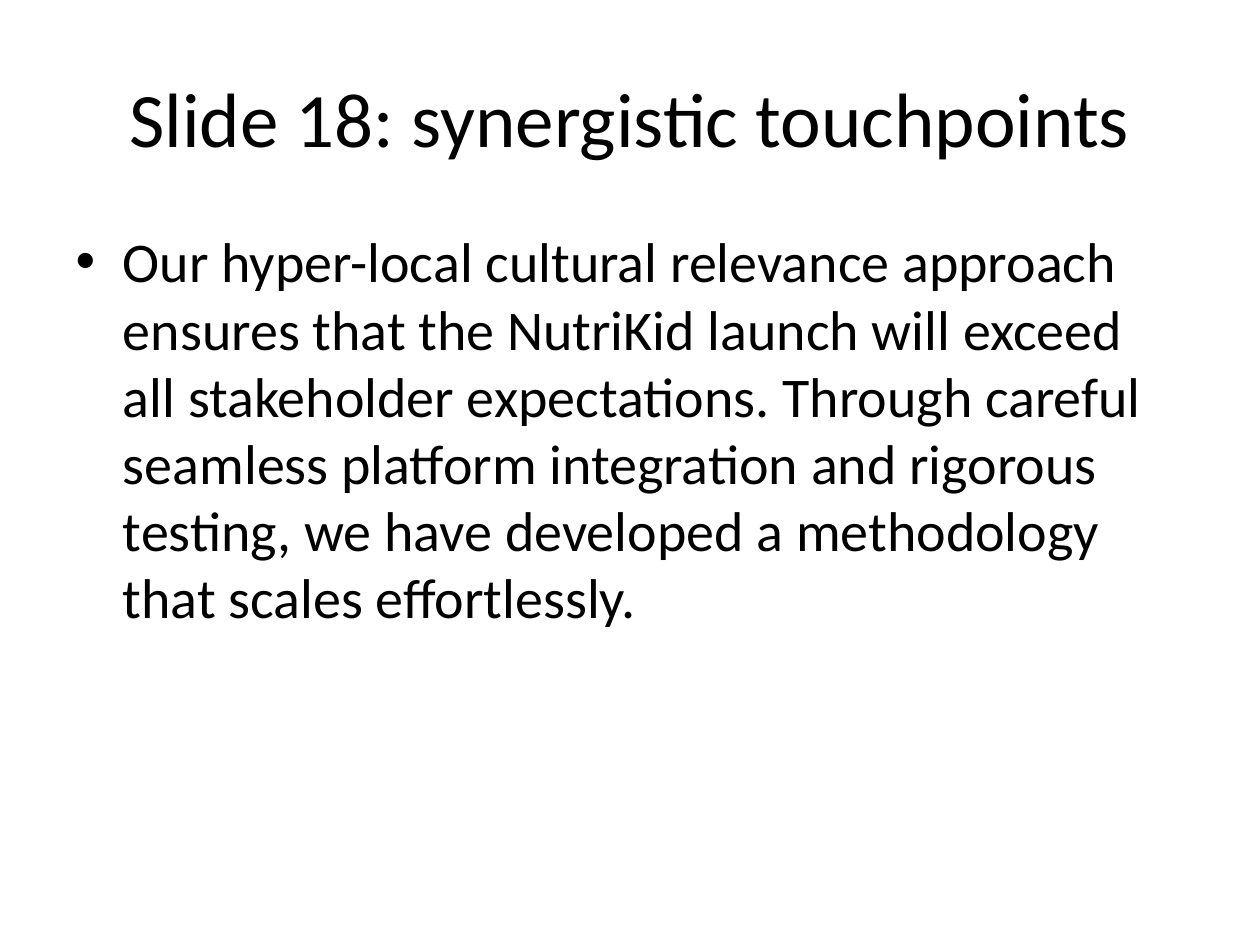
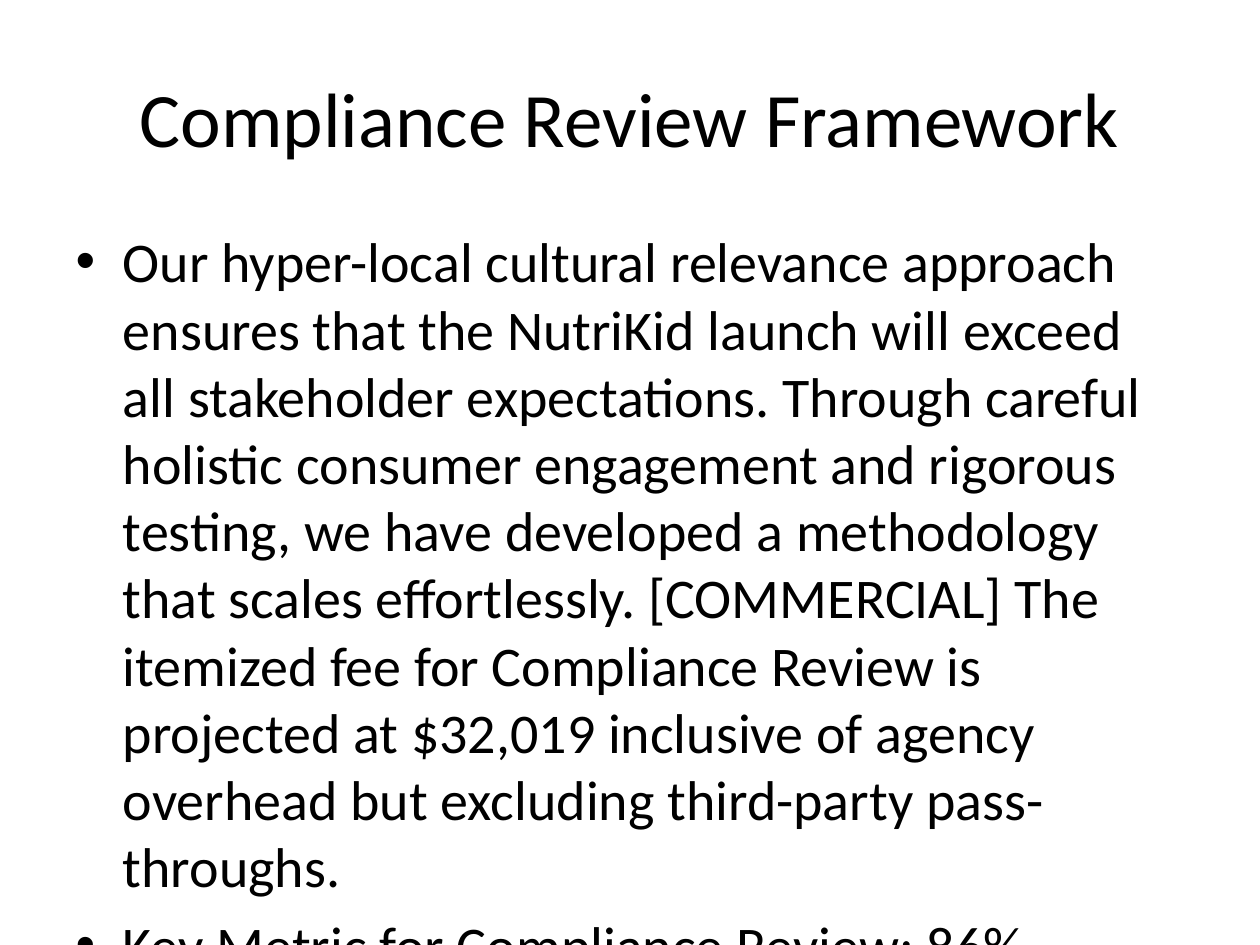
Before and after one commit to Abhilash76/aerchain-procurement, a slide deck: slide 7 of Vendor documents/Global_Marketing_Deck.pptx (slide 19 before the commit). Drawn at 1260x945 pixels with LibreOffice and Linux fonts; fonts in the diff are those of the drawing. Boxes give left, top, right and bottom in pixels: in the first picture for what was removed or moved away, otherwise in the second. Text is boxed around its words. In the diff, an @@ line names an element or a change of style, - is before the commit and + after.

```diff
--- a/Vendor documents/Global_Marketing_Deck.pptx
+++ b/Vendor documents/Global_Marketing_Deck.pptx
@@ title at [140,93,1119,160]: text changed @@
-Slide 18: synergistic touchpoints
+Compliance Review Framework
@@ text at [123,243,1141,830]: text changed @@
-• Our hyper-local cultural relevance approach ensures that the NutriKid launch will exceed all stakeholder expectations. Through careful seamless platform integration and rigorous testing, we have developed a methodology that scales effortlessly.
+• Our hyper-local cultural relevance approach ensures that the NutriKid launch will exceed all stakeholder expectations. Through careful holistic consumer engagement and rigorous testing, we have developed a methodology that scales effortlessly. [COMMERCIAL] The itemized fee for Compliance Review is projected at $32,019 inclusive of agency overhead but excluding third-party pass-throughs.
+• Key Metric for Compliance Review: 86% confidence interval.
```
Also in this commit, not shown: 6 other slides changed, 1 slide added, 34 slides removed, 7 other files.
